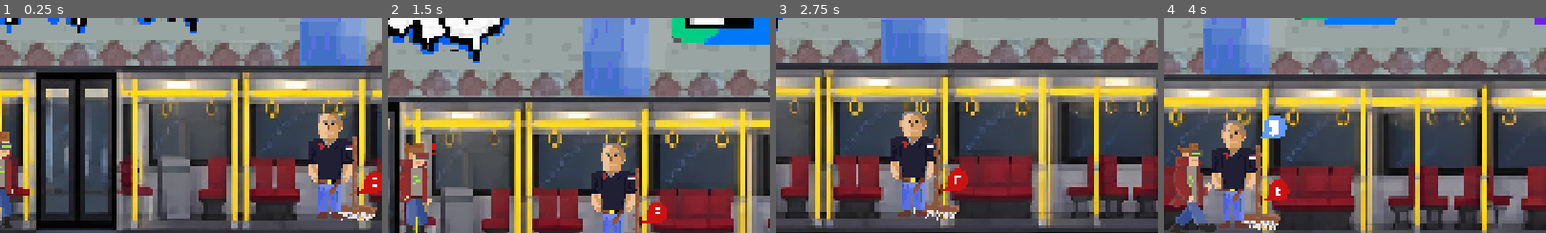
Above: before the commit, frames 1-4 (left to right).
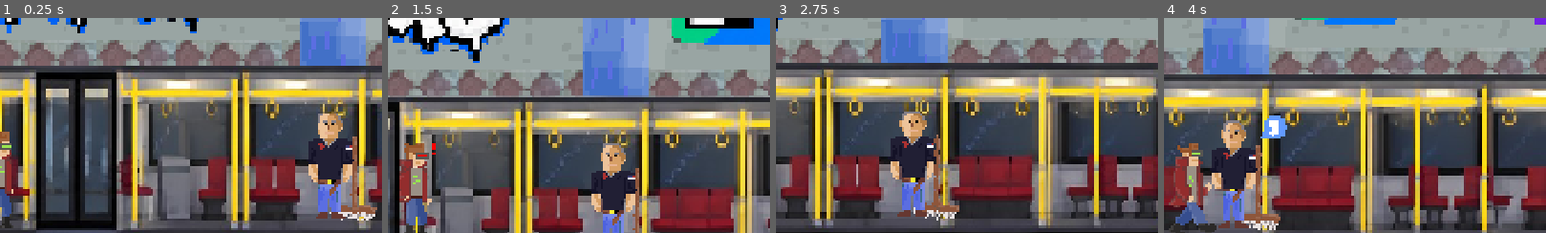
Above: after the commit, the same moments.

Repository: NetoCZ/Metro
Game: Godot game, scene res://Scenes/metro_main.tscn
Two runs of this game, one before a commit and one after it. Both use one fixed random seed, a clock stepped at 60 frames per second and the inputs below.
Inputs:
- Up to frame 1 (0.25 s): no input
- Up to frame 2 (1.5 s): hold F (attack) 0.53-1.28 s; hold D (move_right) from 0.53 s (still down); tap Space (move_jump) at 0.77 s; tap P (hurt) at 1.35 s
- Up to frame 3 (2.75 s): tap Space (move_jump) at 1.52 s; release D (move_right) at 2.03 s; hold A (move_left) from 2.03 s (still down); tap E (interruct) at 2.1 s
- Up to frame 4 (4 s): release A (move_left) at 2.78 s; hold D (move_right) from 2.78 s (still down); tap F (attack) at 2.85 s; tap Space (move_jump) at 3.02, 3.77 s; hold P (hurt) from 3.53 s (still down)
The pictures show only the part of the screen within x 50-100%, y 13-63%; the shares and areas given below are measured in that part.

The runs differ from the first frame. In frame 1, 0.5% of the frame differs, in the area x 94-100%, y 71-82%; in frame 2, 0.5%; in frame 3, 0.5%, in the area x 43-51%, y 69-81%; in frame 4, 0.5%.
Error before the commit: Parse Error: Identifier "moop_spawned" not declared in the current scope. (res://Scenes/Weapons/DroppedItems/checkMoop.gd:9)

Commit message:
MOOOOOOOOO34234ffdаваf

Diff:
--- a/Game_state.gd
+++ b/Game_state.gd
@@ -3,7 +3,7 @@
 var flags: Dictionary = {}
 
 var saved_weapon: WeaponData = null
-var moop_spawned = false
+var moop_picked: bool = false
 
 func set_flag(flag_name: String) -> void:
 	flags[flag_name] = true
--- a/Scenes/Weapons/DroppedItems/checkMoop.gd
+++ b/Scenes/Weapons/DroppedItems/checkMoop.gd
@@ -6,7 +6,6 @@
 	popup.hide()
 	body_entered.connect(_on_body_entered)
 	body_exited.connect(_on_body_exited)
-	moop_spawned = true
 
 
 func _on_body_entered(body: Node2D) -> void:
--- a/Scenes/Weapons/DroppedItems/pickup.gd
+++ b/Scenes/Weapons/DroppedItems/pickup.gd
@@ -2,7 +2,7 @@
 
 @export var weapon_data: WeaponData
 
-@onready var moop = $Sprite2D
+@onready var moop: Sprite2D = $Sprite2D
 
 func _process(_delta: float) -> void:
 	if not Input.is_action_just_pressed("interruct"):
--- a/project.godot
+++ b/project.godot
@@ -24,6 +24,7 @@
 
 window/size/viewport_width=1920
 window/size/viewport_height=1080
+window/size/mode=1
 window/size/initial_position=Vector2i(30, 0)
 window/stretch/mode="canvas_items"
 window/stretch/aspect="expand"
Not shown, added: Scenes/metro_main.tscn11133672205.tmp
